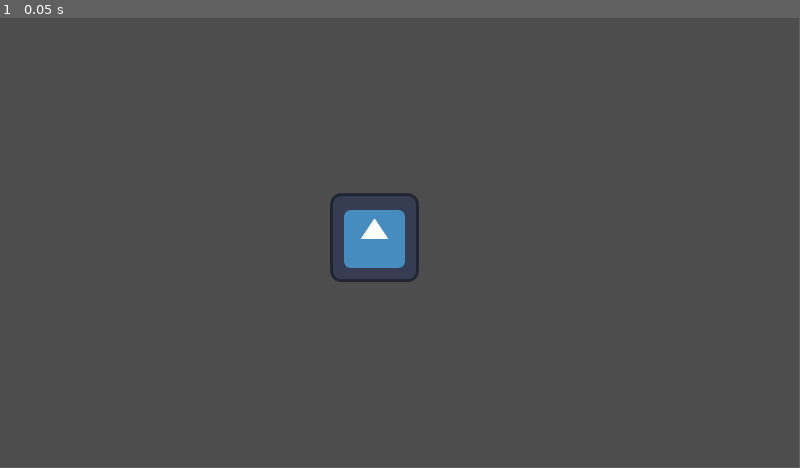
Above: before the commit, frame 1.
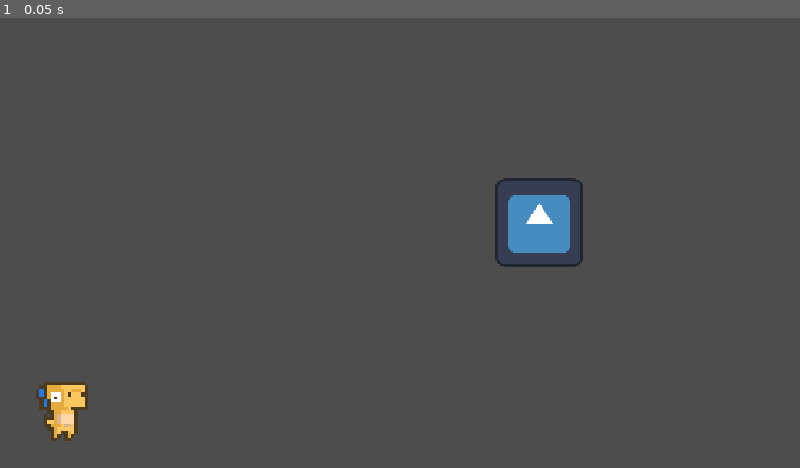
Above: after the commit, the same moment.

Repository: Aperaine/Desktop-Dino
Game: Godot game, scene res://game.tscn
Same seed, same stepped clock (60 frames per second), same inputs: the game is played once before the commit and once after it. The engine's default icon, where the game draws it, is replaced by a stand-in: a white triangle on a blue panel in a dark square.
Inputs:
- Up to frame 1 (0.05 s): no input
The window is 799x449 before the commit and 800x450 after it. Grey fills any space a smaller window leaves; there, only what the larger window draws over its background counts as a difference.

The runs differ from the first frame. In frame 1, 3.1% of the frame differs, in the area x 4-73%, y 35-94%.

Commit message:
Fixed scaling issues

Diff:
--- a/dinoDesktop/game.tscn
+++ b/dinoDesktop/game.tscn
@@ -1,11 +1,38 @@
-[gd_scene load_steps=3 format=3 uid="uid://cooikcw0lvux7"]
+[gd_scene load_steps=4 format=3 uid="uid://cooikcw0lvux7"]
 
 [ext_resource type="Texture2D" uid="uid://bfw06uiyleva0" path="res://icon.svg" id="1_80nbo"]
 [ext_resource type="Script" uid="uid://cqfdpbu7hrr8n" path="res://scripts/game.gd" id="1_e2o6t"]
+[ext_resource type="PackedScene" uid="uid://bchimt37lqwtg" path="res://scenes/dino.tscn" id="3_feb5d"]
 
-[node name="Game" type="Node2D"]
+[node name="Game" type="Control"]
+layout_mode = 3
+anchors_preset = 15
+anchor_right = 1.0
+anchor_bottom = 1.0
+grow_horizontal = 2
+grow_vertical = 2
 script = ExtResource("1_e2o6t")
 
 [node name="Icon" type="Sprite2D" parent="."]
-position = Vector2(540, 317)
+position = Vector2(776, 294)
 texture = ExtResource("1_80nbo")
+
+[node name="Gameplay" type="Control" parent="."]
+layout_mode = 1
+anchors_preset = 12
+anchor_top = 1.0
+anchor_right = 1.0
+anchor_bottom = 1.0
+grow_horizontal = 2
+grow_vertical = 0
+
+[node name="Dino" type="Control" parent="Gameplay"]
+layout_mode = 1
+anchors_preset = 2
+anchor_top = 1.0
+anchor_bottom = 1.0
+grow_vertical = 0
+
+[node name="Dino" parent="Gameplay/Dino" instance=ExtResource("3_feb5d")]
+position = Vector2(89, -82)
+scale = Vector2(5, 5)
--- a/dinoDesktop/project.godot
+++ b/dinoDesktop/project.godot
@@ -24,8 +24,14 @@
 window/size/transparent=true
 window/size/no_focus=true
 window/size/sharp_corners=true
+window/stretch/mode="canvas_items"
+window/stretch/aspect="expand"
 window/per_pixel_transparency/allowed=true
 
 [editor_plugins]
 
 enabled=PackedStringArray("res://addons/godot_super-wakatime/plugin.cfg")
+
+[rendering]
+
+textures/canvas_textures/default_texture_filter=3
--- /dev/null
+++ b/dinoDesktop/scenes/dino.tscn
@@ -0,0 +1,19 @@
+[gd_scene load_steps=4 format=3 uid="uid://bchimt37lqwtg"]
+
+[ext_resource type="Texture2D" uid="uid://dhtc3yrquvyw" path="res://assets/dinos/DinoSprites - tard.png" id="1_j5dwh"]
+
+[sub_resource type="AtlasTexture" id="AtlasTexture_4s6ie"]
+atlas = ExtResource("1_j5dwh")
+region = Rect2(4, 4, 15, 17)
+
+[sub_resource type="RectangleShape2D" id="RectangleShape2D_j5dwh"]
+size = Vector2(7, 13)
+
+[node name="Dino" type="CharacterBody2D"]
+
+[node name="Sprite2D" type="Sprite2D" parent="."]
+texture = SubResource("AtlasTexture_4s6ie")
+
+[node name="Default Collision" type="CollisionShape2D" parent="."]
+position = Vector2(0.5, 0.5)
+shape = SubResource("RectangleShape2D_j5dwh")
--- a/dinoDesktop/scripts/game.gd
+++ b/dinoDesktop/scripts/game.gd
@@ -1,4 +1,4 @@
-extends Node2D
+extends Control
 
 
 # Called when the node enters the scene tree for the first time.
Not shown, added: dinoDesktop/assets/Seasonal Tilesets/1 - Grassland/Background parts/1 - Foreground_scenery.png.import
Not shown, added: dinoDesktop/assets/Seasonal Tilesets/1 - Grassland/Background parts/2 - Hills.png.import
Not shown, added: dinoDesktop/assets/Seasonal Tilesets/1 - Grassland/Background parts/3 - Cloud_cover_1.png.import
Not shown, added: dinoDesktop/assets/Seasonal Tilesets/1 - Grassland/Background parts/4 - Cloud_cover_2.png.import
Not shown, added: dinoDesktop/assets/Seasonal Tilesets/1 - Grassland/Background parts/5 - Sky_color.png.import
Not shown, added: dinoDesktop/assets/Seasonal Tilesets/1 - Grassland/Background parts/_Complete_static_BG_(288 x 208).png.import
Not shown, added: dinoDesktop/assets/Seasonal Tilesets/1 - Grassland/Extra_plants (16 x 16).png.import
Not shown, added: dinoDesktop/assets/Seasonal Tilesets/1 - Grassland/Grassland_entities (16 x 16).png.import
Not shown, added: dinoDesktop/assets/Seasonal Tilesets/1 - Grassland/Terrain (16 x 16).png.import
Not shown, added: dinoDesktop/assets/Seasonal Tilesets/2 - Autumn Forest/Autumn_entities (16 x 16).png.import
Not shown, added: dinoDesktop/assets/Seasonal Tilesets/2 - Autumn Forest/Background parts/1 - Leaf_top.png.import
Not shown, added: dinoDesktop/assets/Seasonal Tilesets/2 - Autumn Forest/Background parts/2 - Trees.png.import
(and 34 more such lines)
